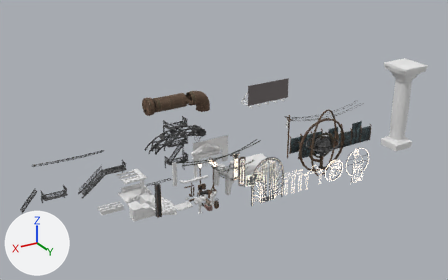
The FBX model Assets/ART/Mesh/Environment/Imports/DecorationSet.fbx, before and after one commit.
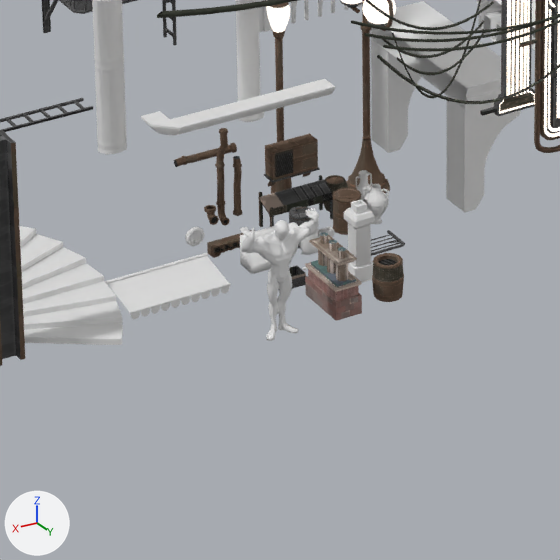
Old and new are each drawn whole from a 50 mm camera at (30.8, 137.1, 57.2) aimed at (-28.0, 39.0, 8.2) and again close up on the part from 35% to 54% of the width and 58% to 88% of the height. Lighting does not change. The marker at lower left points along +X, +Y and +Z. Where no turn or scale is listed for an object, it has been applied to the vertices. Vertices at the same position are counted once.

The older version as bpy lines, for what is in view:
```python
me_abfluss = bpy.data.meshes.new('Abfluss')
me_abfluss.from_pydata(...)  # 74 vertices, 54 faces; spans x -0.29..0.29, y -0.055..0.055, z -0.276..0.276
me_chimney_001 = bpy.data.meshes.new('Chimney.001')
me_chimney_001.from_pydata(...)  # 204 vertices, 161 faces; spans x -0.41..0.41, y -0.86..0.86, z 0.0..1.97
me_chimney_001.materials.append(mat_ts_blender_02)
me_plane_080 = bpy.data.meshes.new('Plane.080')
me_plane_080.from_pydata(...)  # 12 vertices, 8 faces; spans x -4.4..0.0, y 0.0..0.6, z 0.0..0.4
me_plane_081 = bpy.data.meshes.new('Plane.081')
me_plane_081.from_pydata(...)  # 26 vertices, 24 faces; spans x 0.0..1.2, y -0.6..0.6, z 0.0..0.399
me_rcables_006 = bpy.data.meshes.new('RCables.006')
me_rcables_006.from_pydata(...)  # 144 vertices, 136 faces; spans x -8.9..8.8, y -1.7..1.4, z -0.2..1.4
me_rcables_006.materials.append(mat_metalatlas)
me_tubestraight03 = bpy.data.meshes.new('TubeStraight03')
me_tubestraight03.from_pydata(...)  # 120 vertices, 112 faces; spans x -0.14..0.14, y -0.13..0.13, z -0.9..0.9
me_tubestraight03.materials.append(mat_metalatlas)
ob_abfluss = bpy.data.objects.new('Abfluss', me_abfluss)
ob_abfluss.location = (-16.59, 44.7, 0.72)
ob_chimney_002 = bpy.data.objects.new('Chimney.002', me_chimney_001)
ob_chimney_002.location = (-18.72, 48.88, -0.05)
ob_rcables_004 = bpy.data.objects.new('RCables.004', me_rcables_006)
ob_rcables_004.location = (-20.9, 49.8, 10.23)
ob_rinnecorner = bpy.data.objects.new('RinneCorner', me_plane_081)
ob_rinnecorner.location = (-16.83, 44.04, 3.85)
ob_rinnelong = bpy.data.objects.new('RinneLong', me_plane_080)
ob_rinnelong.location = (-16.83, 44.04, 3.85)
ob_tubestraight03 = bpy.data.objects.new('TubeStraight03', me_tubestraight03)
ob_tubestraight03.location = (-18.24, 44.2, 1.67)
# also in view: 'AD_Sign03.001' at (-27.0, 44.8, 4.8); 'StreetLamp.002' at (-20.6, 42.5, 3.2); 'MetalPoleBig.003' at (-9.6, 46.8, 3.3); 'FireLadder.006' at (-19.9, 34.0, 6.7); 'Pillar_Half.010' at (-17.6, 37.5, 2.5)
```
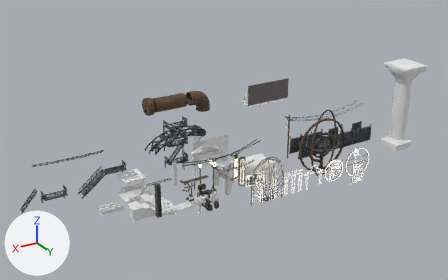
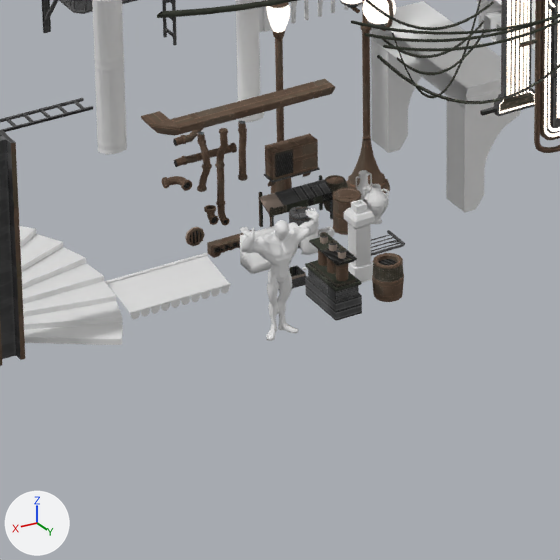
What differs and where, as boxes (x1, y1, x2, y2) in the close-ups (560 x 560 px):
'Chimney.002', recoloured, surface changed
    both: (305, 232, 362, 321)
'RinneLong', recoloured, surface changed (white to brown)
    both: (189, 79, 335, 130)
'RinneCorner', recoloured (white to brown)
    both: (141, 111, 199, 136)
'TubeStraight03', moved
    before: (233, 156, 242, 216)
    after: (238, 121, 248, 181)
'Tube U Curve', added
    after: (197, 132, 212, 192)
'TubeCurve Edge', added
    after: (162, 176, 192, 191)
'Abfluss', recoloured (grey to brown)
    both: (185, 227, 205, 246)
'TubeStraight Z', added
    after: (173, 128, 203, 146)
part 1 of me_chimney_001, surface changed
    both: (308, 235, 359, 301)

Edits to the bpy script that builds the scene:
```text
Change me_plane_080:
    where me_plane_080.from_pydata(...)  # 12 vertices, 8 faces; spans x -4.4..0.0, y 0.0..0.6, z 0.0..0.4
    used by ob_rinnelong; location = (-16.83, 44.04, 3.85)
    me_plane_080 part 2: texture (UV) coordinates of 6 of 8 faces, centred in x -2.2, y 0.0..0.6, z 0.0..0.4, changed; they spanned u 0.0..0.0, v 0.0..0.0 and now span u 0.15..0.73, v 0.81..1.0
    add me_plane_080.materials.append(mat_metalatlas)
Change me_abfluss:
    where me_abfluss.from_pydata(...)  # 74 vertices, 54 faces; spans x -0.29..0.29, y -0.055..0.055, z -0.276..0.276
    add me_abfluss.materials.append(mat_metalatlas)
Change me_chimney_001:
    where me_chimney_001.from_pydata(...)  # 204 vertices, 161 faces; spans x -0.41..0.41, y -0.86..0.86, z 0.0..1.97
    used by ob_chimney_002; location = (-18.72, 48.88, -0.05)
    remove me_chimney_001.materials.append(mat_ts_blender_02)
    me_chimney_001 part 1: texture (UV) coordinates of 55 of 161 faces, centred in x -0.37..0.37, y -0.76..0.76, z 0.72..1.91, changed; they spanned u -0.02..0.73, v 0.28..0.62 and now span u -0.02..0.92, v 0.0..0.91
    add me_chimney_001.materials.append(mat_metalatlas)
Change me_plane_081:
    where me_plane_081.from_pydata(...)  # 26 vertices, 24 faces; spans x 0.0..1.2, y -0.6..0.6, z 0.0..0.399
    add me_plane_081.materials.append(mat_metalatlas)
Add me_tubecurve_edge:
    me_tubecurve_edge.from_pydata(...)  # 130 vertices, 122 faces; spans x -0.235..0.409, y -0.186..0.446, z -0.161..0.161
    me_tubecurve_edge.materials.append(mat_metalatlas)
Add me_tubestraight03_001:
    me_tubestraight03_001.from_pydata(...)  # 180 vertices, 172 faces; spans x -0.14..0.15, y -0.13..0.48, z -0.9..0.9
    me_tubestraight03_001.materials.append(mat_metalatlas)
Add me_tubestraight_z:
    me_tubestraight_z.from_pydata(...)  # 120 vertices, 112 faces; spans x -0.96..0.96, y -0.14..0.14, z -0.12..0.52
    me_tubestraight_z.materials.append(mat_metalatlas)
Change ob_tubestraight03:
    ob_tubestraight03.location: (-18.24, 44.2, 1.67) -> (-18.63, 43.82, 2.52)
Add ob_tubecurve_edge:
    ob_tubecurve_edge = bpy.data.objects.new('TubeCurve Edge', me_tubecurve_edge)
    ob_tubecurve_edge.location = (-16.51, 43.86, 2.16)
Add ob_tube_u_curve:
    ob_tube_u_curve = bpy.data.objects.new('Tube U Curve', me_tubestraight03_001)
    ob_tube_u_curve.location = (-17.31, 43.82, 2.52)
Add ob_tubestraight_z:
    ob_tubestraight_z = bpy.data.objects.new('TubeStraight Z', me_tubestraight_z)
    ob_tubestraight_z.location = (-17.79, 43.12, 2.96)
```
